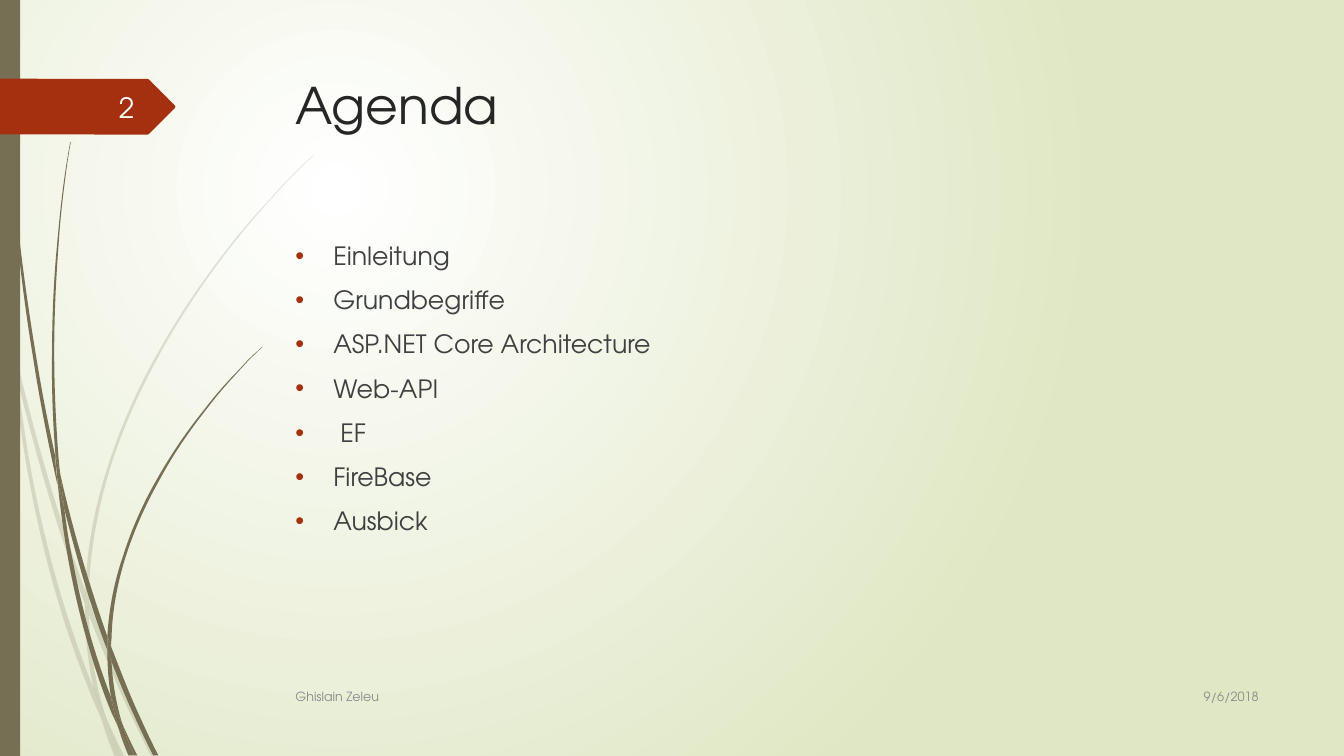
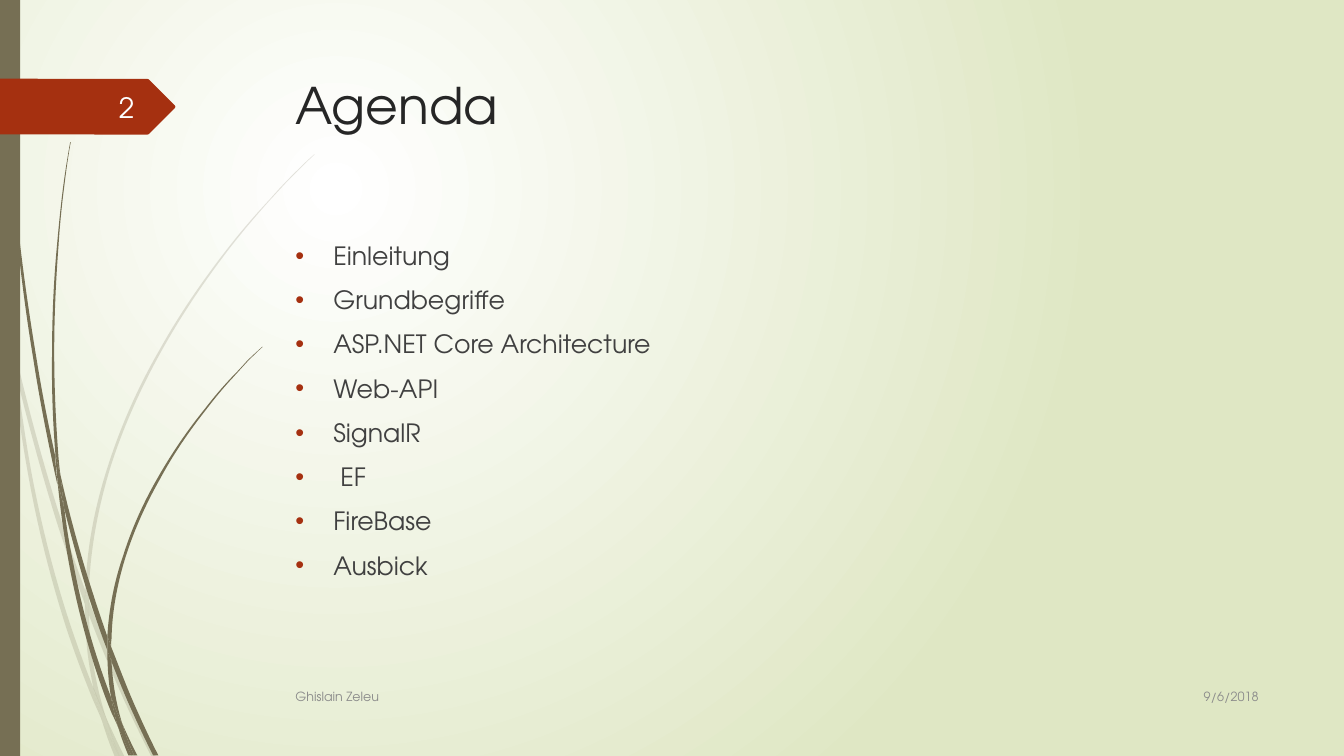
Before and after one commit to Ghislain1/zoe-fb-app, a slide deck: slide 2 of AspNetCore.pptx. Drawn at 1344x756 pixels with LibreOffice and Linux fonts; fonts in the diff are those of the drawing. Boxes give left, top, right and bottom in pixels: in the first picture for what was removed or moved away, otherwise in the second. Text is boxed around its words. In the diff, an @@ line names an element or a change of style, - is before the commit and + after.

```diff
--- a/AspNetCore.pptx
+++ b/AspNetCore.pptx
@@ text at bbox=[333, 423, 420, 448]: paragraph added @@
+• SignalR
```
Also in this commit, not shown: 1 other slide changed, 2 slides added.
